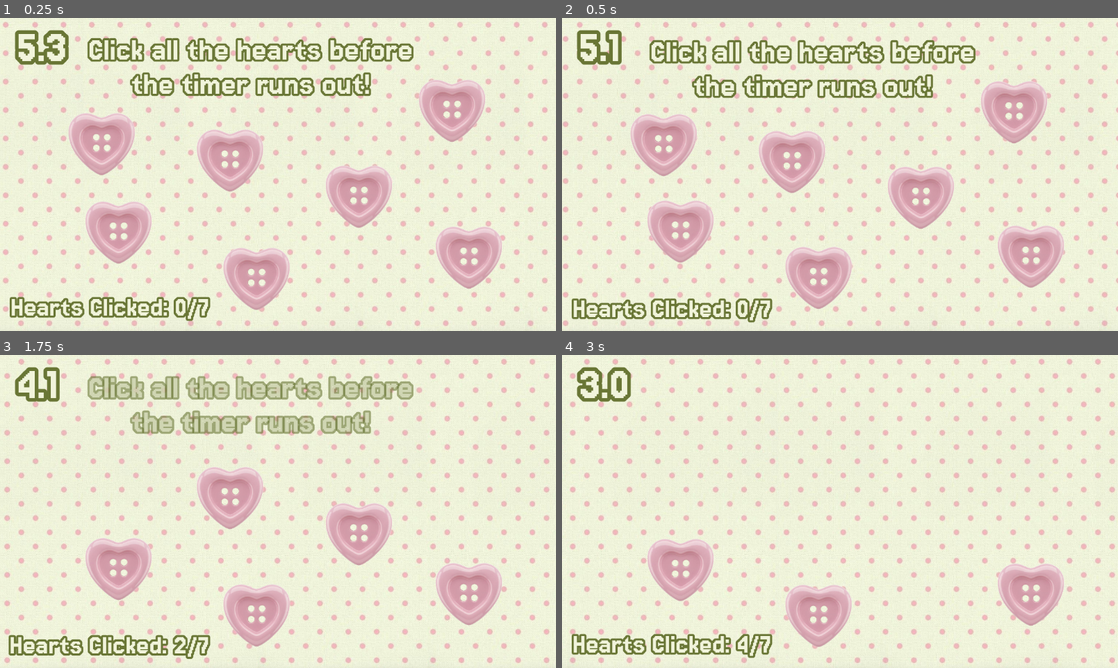
Above: before the commit, frames 1-4 (two rows, left to right).
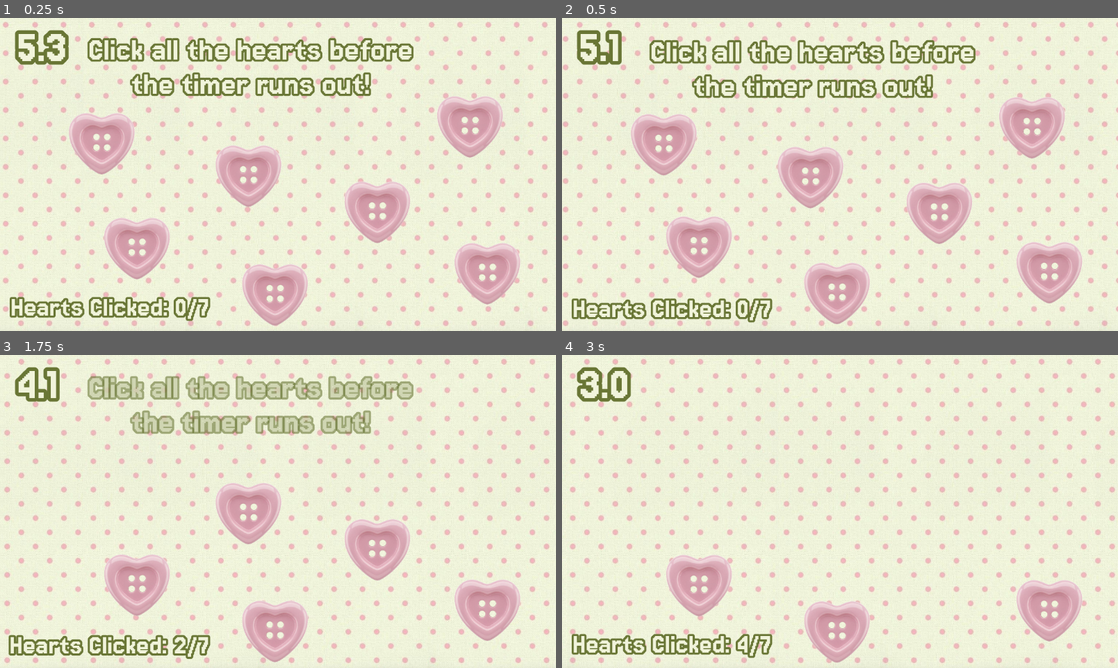
Above: after the commit, the same moments.

Repository: OhKay404/MadMiffy
Game: Godot game, scene res://Scenes/minigame_2.tscn
Same seed, same stepped clock (60 frames per second), same inputs: the game is played once before the commit and once after it. This scene is started directly instead of the project's main scene.
Inputs (mouse positions are in pixels of both pictures, inside the frame that each line leads up to; where the layout moved, square brackets give the same spot in the first picture):
- Up to frame 1 (0.25 s): no input
- Up to frame 2 (0.5 s): no input
- Up to frame 3 (1.75 s): click (100, 483) at 0.5 s; click (472, 464) [450, 448] at 1.25 s
- Up to frame 4 (3 s): click (940, 552) [923, 536] at 2 s; click (812, 511) [789, 495] at 2.75 s

The runs differ from the first frame. In frame 1, 12% of the frame differs, in the area x 12-94%, y 19-99%; in frame 2, 12%; in frame 3, 10%; in frame 4, 6.2%.

Commit message:
Add hover states to all heart buttons in minigame_2 using tweens

Diff:
--- a/Scenes/minigame_2.tscn
+++ b/Scenes/minigame_2.tscn
@@ -356,7 +356,7 @@
 offset_top = 159.0
 offset_right = 320.0
 offset_bottom = 365.0
-scale = Vector2(0.657582, 0.657582)
+scale = Vector2(0.65, 0.65)
 pivot_offset = Vector2(111.013, 97.4726)
 mouse_default_cursor_shape = 2
 texture_normal = ExtResource("2_rfxq2")
@@ -367,7 +367,8 @@
 offset_top = 125.0
 offset_right = 1084.0
 offset_bottom = 331.0
-scale = Vector2(0.657582, 0.657582)
+scale = Vector2(0.65, 0.65)
+pivot_offset = Vector2(109.492, 95.8056)
 mouse_default_cursor_shape = 2
 texture_normal = ExtResource("2_rfxq2")
 script = ExtResource("3_mmgun")
@@ -377,7 +378,8 @@
 offset_top = 302.0
 offset_right = 891.0
 offset_bottom = 508.0
-scale = Vector2(0.657582, 0.657582)
+scale = Vector2(0.65, 0.65)
+pivot_offset = Vector2(111.013, 95.8056)
 mouse_default_cursor_shape = 2
 texture_normal = ExtResource("2_rfxq2")
 script = ExtResource("3_mmgun")
@@ -387,7 +389,8 @@
 offset_top = 227.0
 offset_right = 624.0
 offset_bottom = 433.0
-scale = Vector2(0.657582, 0.657582)
+scale = Vector2(0.65, 0.65)
+pivot_offset = Vector2(111.013, 94.2848)
 mouse_default_cursor_shape = 2
 texture_normal = ExtResource("2_rfxq2")
 script = ExtResource("3_mmgun")
@@ -397,7 +400,8 @@
 offset_top = 378.0
 offset_right = 393.0
 offset_bottom = 584.0
-scale = Vector2(0.657582, 0.657582)
+scale = Vector2(0.65, 0.65)
+pivot_offset = Vector2(112.534, 95.8055)
 mouse_default_cursor_shape = 2
 texture_normal = ExtResource("2_rfxq2")
 script = ExtResource("3_mmgun")
@@ -407,7 +411,8 @@
 offset_top = 473.0
 offset_right = 679.0
 offset_bottom = 679.0
-scale = Vector2(0.657582, 0.657582)
+scale = Vector2(0.65, 0.65)
+pivot_offset = Vector2(111.013, 95.8055)
 mouse_default_cursor_shape = 2
 texture_normal = ExtResource("2_rfxq2")
 script = ExtResource("3_mmgun")
@@ -417,7 +422,8 @@
 offset_top = 430.0
 offset_right = 1119.0
 offset_bottom = 636.0
-scale = Vector2(0.657582, 0.657582)
+scale = Vector2(0.65, 0.65)
+pivot_offset = Vector2(111.013, 97.3263)
 mouse_default_cursor_shape = 2
 texture_normal = ExtResource("2_rfxq2")
 script = ExtResource("3_mmgun")
@@ -429,10 +435,23 @@
 autoplay = "Floating_Buttons"
 
 [connection signal="mouse_entered" from="Button_1" to="Button_1" method="_on_mouse_entered"]
+[connection signal="mouse_exited" from="Button_1" to="Button_1" method="_on_mouse_exited"]
 [connection signal="pressed" from="Button_1" to="Button_1" method="_on_pressed"]
+[connection signal="mouse_entered" from="Button_2" to="Button_2" method="_on_mouse_entered"]
+[connection signal="mouse_exited" from="Button_2" to="Button_2" method="_on_mouse_exited"]
 [connection signal="pressed" from="Button_2" to="Button_2" method="_on_pressed"]
+[connection signal="mouse_entered" from="Button_3" to="Button_3" method="_on_mouse_entered"]
+[connection signal="mouse_exited" from="Button_3" to="Button_3" method="_on_mouse_exited"]
 [connection signal="pressed" from="Button_3" to="Button_3" method="_on_pressed"]
+[connection signal="mouse_entered" from="Button_4" to="Button_4" method="_on_mouse_entered"]
+[connection signal="mouse_exited" from="Button_4" to="Button_4" method="_on_mouse_exited"]
 [connection signal="pressed" from="Button_4" to="Button_4" method="_on_pressed"]
+[connection signal="mouse_entered" from="Button_5" to="Button_5" method="_on_mouse_entered"]
+[connection signal="mouse_exited" from="Button_5" to="Button_5" method="_on_mouse_exited"]
 [connection signal="pressed" from="Button_5" to="Button_5" method="_on_pressed"]
+[connection signal="mouse_entered" from="Button_6" to="Button_6" method="_on_mouse_entered"]
+[connection signal="mouse_exited" from="Button_6" to="Button_6" method="_on_mouse_exited"]
 [connection signal="pressed" from="Button_6" to="Button_6" method="_on_pressed"]
+[connection signal="mouse_entered" from="Button_7" to="Button_7" method="_on_mouse_entered"]
+[connection signal="mouse_exited" from="Button_7" to="Button_7" method="_on_mouse_exited"]
 [connection signal="pressed" from="Button_7" to="Button_7" method="_on_pressed"]
--- a/Scripts/heart_buttons.gd
+++ b/Scripts/heart_buttons.gd
@@ -14,4 +14,13 @@
 	tween = create_tween()
 	tween.set_ease(Tween.EASE_OUT)
 	tween.set_trans(Tween.TRANS_CIRC)
-	tween.tween_property(self, "scale", Vector2(0.69, 0.69), 0.1)
+	tween.tween_property(self, "scale", Vector2(0.72, 0.72), 0.1)
+
+
+
+func _on_mouse_exited() -> void:
+	if tween:tween.kill()
+	tween = create_tween()
+	tween.set_ease(Tween.EASE_OUT)
+	tween.set_trans(Tween.TRANS_CIRC)
+	tween.tween_property(self, "scale", Vector2(0.65, 0.65), 0.1)
